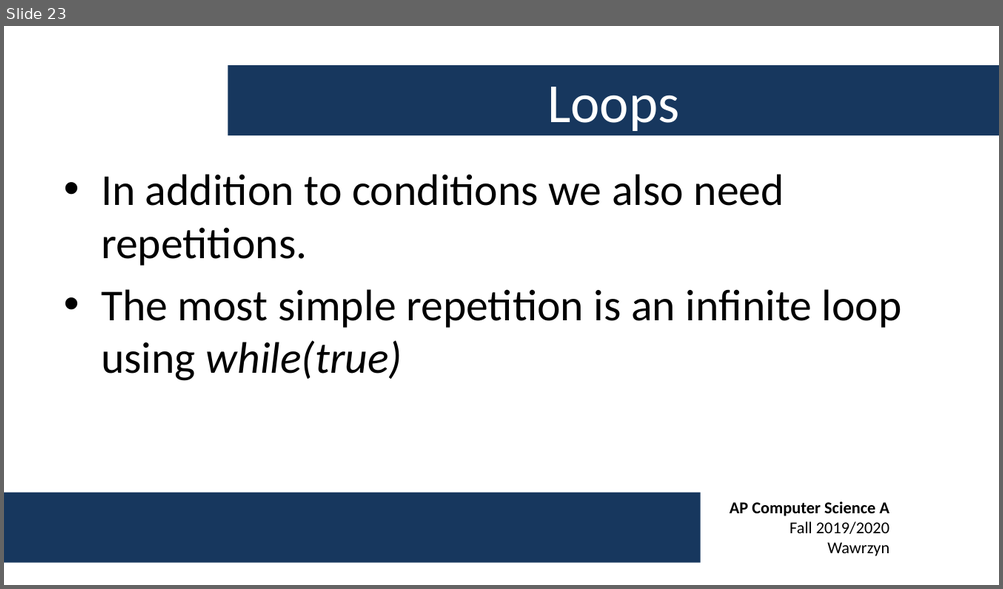
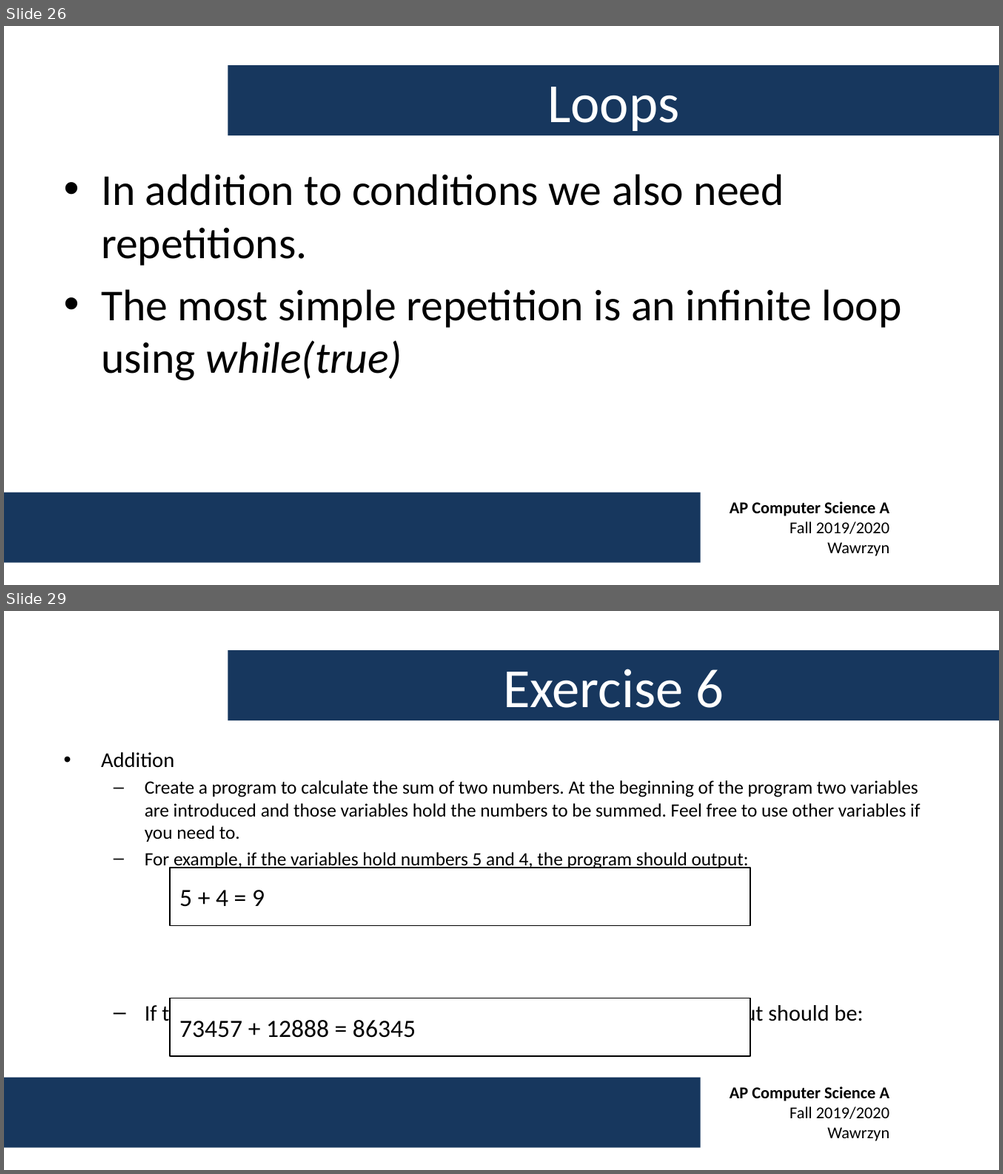
Before and after one commit to swawrzyn/shtcs-ap-cs-fall-2019, a slide deck: Week 1/AP CS A - Week 1 Lecture.pptx. Shown one above the other, each under a label of ours: slide 23 before the commit, slides 26 and 29 after it; the slides between them are not shown. The pictures are 1003x589 and 1003x1174 pixels, drawn with LibreOffice and Linux fonts; fonts in the diff are those of the drawing; background and template pictures are left out. Boxes give left, top, right and bottom in pixels: in the first picture for what was removed or moved away, otherwise in the second. Text is boxed around its words. In the diff, an @@ line names an element or a change of style, - is before the commit and + after.

```diff
--- a/Week 1/AP CS A - Week 1 Lecture.pptx
+++ b/Week 1/AP CS A - Week 1 Lecture.pptx
@@ slide 29 added at (x1=4, y1=611, x2=999, y2=1170), background #FFFFFF; not listed: 2 template elements that a slide beside it also shows @@
@@ title added at (x1=227, y1=651, x2=999, y2=721), fill #17375E, 40 pt, text #FFFFFF @@
+Exercise 6
@@ text added at (x1=101, y1=752, x2=920, y2=1027), 13.6 pt, text #000000 @@
+• Addition
+  – Create a program to calculate the sum of two numbers. At the beginning of the program two variables are introduced and those variables hold the numbers to be summed. Feel free to use other variables if you need to.
+  – For example, if the variables hold numbers 5 and 4, the program should output:
+  – If the variables hold numbers 73457 and 12888, the program output should be:
@@ rectangle added at (x1=170, y1=868, x2=750, y2=925), fill #FFFFFF, outline #000000 0.75 pt, 18 pt, text #000000 @@
+5 + 4 = 9
@@ rectangle added at (x1=170, y1=999, x2=750, y2=1056), fill #FFFFFF, outline #000000 0.75 pt, 18 pt, text #000000 @@
+73457 + 12888 = 86345
@@ what was slide 23 is now slide 26 @@
```
Also in this commit, not shown: 6 other slides added.
